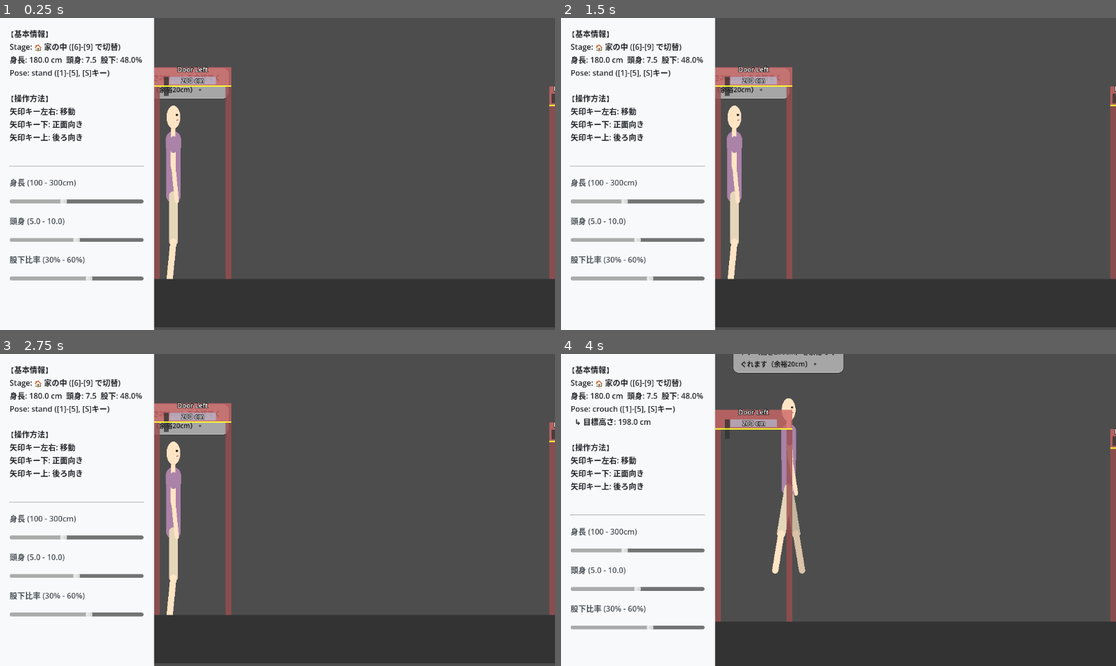
Above: before the commit, frames 1-4 (two rows, left to right).
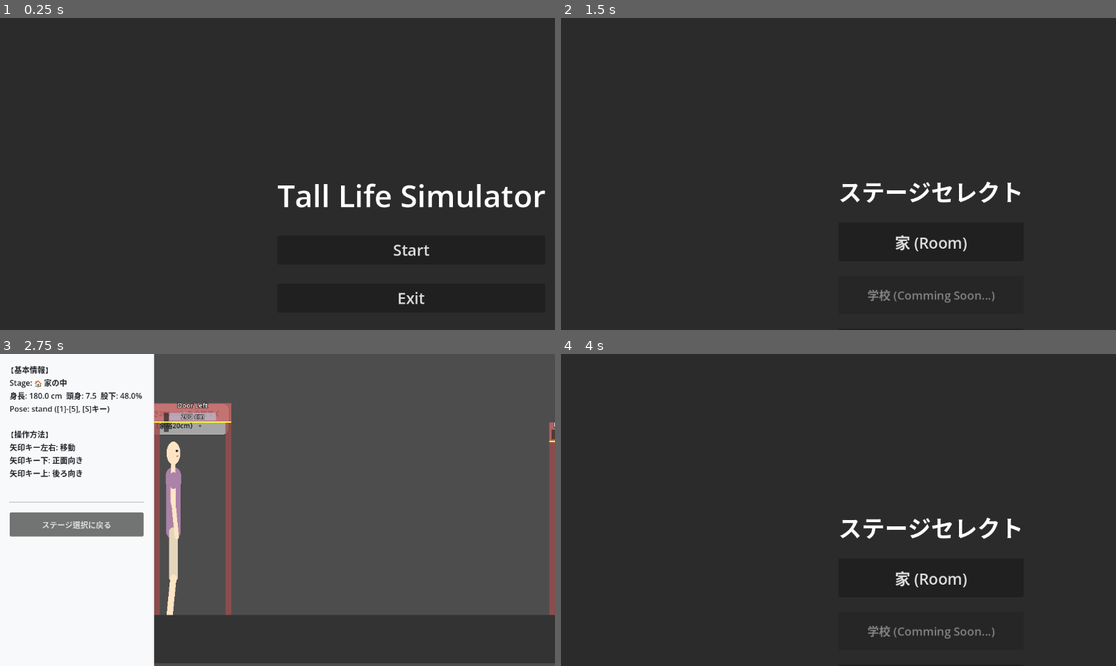
Above: after the commit, the same moments.

Repository: tinky44/TLS_3D
Game: Godot game, scene res://scenes/TitleScene.tscn
Same seed, same stepped clock (60 frames per second), same inputs: the game is played once before the commit and once after it. Before the commit the project starts from res://Main.tscn.
Inputs (mouse positions are in pixels of both pictures, inside the frame that each line leads up to):
- Up to frame 1 (0.25 s): no input
- Up to frame 2 (1.5 s): click (971, 248) at 0.5 s, where only the run after the commit has a clickable "Start"; click (655, 261) at 1.25 s, where only the run after the commit has a clickable "次へ (ステージ選択)"
- Up to frame 3 (2.75 s): click (371, 578) at 2 s, where only the run after the commit has a clickable "家 (Room)"
- Up to frame 4 (4 s): click (638, 525) at 2.75 s, where only the run after the commit has a clickable "ステージ選択に戻る"; tap Enter (ui_accept) at 3.5, 3.77 s; hold Right (ui_right) from 3.53 s (still down); hold 6 from 3.53 s (still down); tap 7 at 3.8 s

The runs differ from the first frame. In frame 1, 88% of the frame differs, in the area x 0-100%, y 0-100%; in frame 2, 89%; in frame 3, 3.0%; in frame 4, 89%.

Commit message:
feat: タイトル画面、キャラメイク画面の追加

Diff:
--- a/godot-project/project.godot
+++ b/godot-project/project.godot
@@ -15,7 +15,7 @@
 [application]
 
 config/name="Tall Life Simulator"
-run/main_scene="res://Main.tscn"
+run/main_scene="res://scenes/TitleScene.tscn"
 config/features=PackedStringArray("4.6", "Forward Plus")
 
 [autoload]
--- /dev/null
+++ b/godot-project/scenes/CharacterCreatorScene.tscn
@@ -0,0 +1,15 @@
+[gd_scene format=3 uid="uid://ch4r4ct3rcrd"]
+
+[ext_resource type="Script" path="res://scripts/CharacterCreatorScene.gd" id="1_char"]
+[ext_resource type="PackedScene" uid="uid://cx6y8v2h" path="res://Player.tscn" id="2_player"]
+
+[node name="CharacterCreatorScene" type="Node2D"]
+script = ExtResource("1_char")
+
+[node name="ColorRect" type="ColorRect" parent="."]
+offset_right = 1600.0
+offset_bottom = 1000.0
+color = Color(0.184314, 0.207843, 0.235294, 1)
+
+[node name="Player" parent="." instance=ExtResource("2_player")]
+position = Vector2(800, 800)
--- /dev/null
+++ b/godot-project/scenes/StageSelectScene.tscn
@@ -0,0 +1,12 @@
+[gd_scene format=3 uid="uid://st4g3s3l3ct2"]
+
+[ext_resource type="Script" path="res://scripts/StageSelectScene.gd" id="1_stage"]
+
+[node name="StageSelectScene" type="Control"]
+layout_mode = 3
+anchors_preset = 15
+anchor_right = 1.0
+anchor_bottom = 1.0
+grow_horizontal = 2
+grow_vertical = 2
+script = ExtResource("1_stage")
--- /dev/null
+++ b/godot-project/scenes/TitleScene.tscn
@@ -0,0 +1,12 @@
+[gd_scene format=3 uid="uid://tit1esceeneid"]
+
+[ext_resource type="Script" path="res://scripts/TitleScene.gd" id="1_title"]
+
+[node name="TitleScene" type="Control"]
+layout_mode = 3
+anchors_preset = 15
+anchor_right = 1.0
+anchor_bottom = 1.0
+grow_horizontal = 2
+grow_vertical = 2
+script = ExtResource("1_title")
--- /dev/null
+++ b/godot-project/scripts/CharacterCreatorScene.gd
@@ -0,0 +1,144 @@
+extends Node2D
+
+@onready var player = $Player
+
+func _ready() -> void:
+    _setup_ui()
+    # プレビューが見えやすいように初期ポーズを調整（必要なら）
+    if player and player.has_method("update_measurements"):
+        player.pose = "stand"
+        player.update_measurements()
+
+func _setup_ui():
+    var ui_layer = CanvasLayer.new()
+
+    var sidebar = PanelContainer.new()
+    sidebar.set_anchors_preset(Control.PRESET_LEFT_WIDE)
+    sidebar.custom_minimum_size = Vector2(400, 0)
+
+    var style = StyleBoxFlat.new()
+    style.bg_color = Color("#f8f9fa")
+    style.border_width_right = 2
+    style.border_color = Color("#dee2e6")
+    sidebar.add_theme_stylebox_override("panel", style)
+
+    var margin = MarginContainer.new()
+    margin.add_theme_constant_override("margin_left", 30)
+    margin.add_theme_constant_override("margin_top", 40)
+    margin.add_theme_constant_override("margin_right", 30)
+    margin.add_theme_constant_override("margin_bottom", 40)
+    sidebar.add_child(margin)
+
+    var vbox = VBoxContainer.new()
+    vbox.add_theme_constant_override("separation", 30)
+    margin.add_child(vbox)
+
+    var title = Label.new()
+    title.text = "キャラクター作成プレビュー"
+    title.add_theme_color_override("font_color", Color("#212529"))
+    title.add_theme_font_size_override("font_size", 24)
+    vbox.add_child(title)
+
+    var sep = HSeparator.new()
+    vbox.add_child(sep)
+
+    _build_sliders(vbox)
+
+    var sep2 = HSeparator.new()
+    vbox.add_child(sep2)
+
+    var next_btn = Button.new()
+    next_btn.text = "次へ (ステージ選択)"
+    next_btn.custom_minimum_size = Vector2(0, 60)
+    next_btn.add_theme_font_size_override("font_size", 20)
+    next_btn.focus_mode = Control.FOCUS_NONE
+    next_btn.pressed.connect(_on_next_pressed)
+    vbox.add_child(next_btn)
+
+    var back_btn = Button.new()
+    back_btn.text = "タイトルに戻る"
+    back_btn.custom_minimum_size = Vector2(0, 50)
+    back_btn.add_theme_font_size_override("font_size", 18)
+    back_btn.focus_mode = Control.FOCUS_NONE
+    back_btn.pressed.connect(_on_back_pressed)
+    vbox.add_child(back_btn)
+
+    ui_layer.add_child(sidebar)
+    add_child(ui_layer)
+
+func _build_sliders(parent_vbox: VBoxContainer):
+    var global = get_node_or_null("/root/Global")
+    if not global: return
+    var params = global.current_params
+
+    # 身長
+    var h_lbl = Label.new()
+    h_lbl.text = "身長 (100 - 300cm)"
+    h_lbl.add_theme_color_override("font_color", Color("#495057"))
+    parent_vbox.add_child(h_lbl)
+    var h_slider = HSlider.new()
+    h_slider.min_value = 100.0
+    h_slider.max_value = 300.0
+    h_slider.step = 0.5
+    h_slider.value = params["height"]
+    h_slider.focus_mode = Control.FOCUS_NONE
+    h_slider.value_changed.connect(_on_height_changed)
+    parent_vbox.add_child(h_slider)
+
+    # 頭身
+    var r_lbl = Label.new()
+    r_lbl.text = "頭身 (5.0 - 10.0)"
+    r_lbl.add_theme_color_override("font_color", Color("#495057"))
+    parent_vbox.add_child(r_lbl)
+    var r_slider = HSlider.new()
+    r_slider.min_value = 5.0
+    r_slider.max_value = 10.0
+    r_slider.step = 0.1
+    r_slider.value = params["ratio"]
+    r_slider.focus_mode = Control.FOCUS_NONE
+    r_slider.value_changed.connect(_on_ratio_changed)
+    parent_vbox.add_child(r_slider)
+
+    # 股下
+    var l_lbl = Label.new()
+    l_lbl.text = "股下比率 (30% - 60%)"
+    l_lbl.add_theme_color_override("font_color", Color("#495057"))
+    parent_vbox.add_child(l_lbl)
+    var l_slider = HSlider.new()
+    l_slider.min_value = 30.0
+    l_slider.max_value = 60.0
+    l_slider.step = 0.5
+    l_slider.value = params["legRatio"]
+    l_slider.focus_mode = Control.FOCUS_NONE
+    l_slider.value_changed.connect(_on_leg_ratio_changed)
+    parent_vbox.add_child(l_slider)
+
+func _on_height_changed(val: float):
+    var global = get_node_or_null("/root/Global")
+    if global:
+        global.current_params["height"] = val
+        global.save_settings()
+        if player and player.has_method("update_measurements"):
+            player.update_measurements()
+
+func _on_ratio_changed(val: float):
+    var global = get_node_or_null("/root/Global")
+    if global:
+        global.current_params["ratio"] = val
+        global.save_settings()
+        if player and player.has_method("update_measurements"):
+            player.update_measurements()
+
+func _on_leg_ratio_changed(val: float):
+    var global = get_node_or_null("/root/Global")
+    if global:
+        global.current_params["legRatio"] = val
+        global.save_settings()
+        if player and player.has_method("update_measurements"):
+            player.update_measurements()
+
+func _on_next_pressed() -> void:
+    get_tree().change_scene_to_file("res://scenes/StageSelectScene.tscn")
+
+func _on_back_pressed() -> void:
+    get_tree().change_scene_to_file("res://scenes/TitleScene.tscn")
--- a/godot-project/scripts/Global.gd
+++ b/godot-project/scripts/Global.gd
@@ -9,6 +9,8 @@
     "legRatio": 48.0,
     "sex": "female"
 }
+
+var current_stage_id: String = "room"
 
 const SAVE_PATH = "user://settings.cfg"
 
--- a/godot-project/scripts/MainScene.gd
+++ b/godot-project/scripts/MainScene.gd
@@ -1,7 +1,6 @@
 extends Node2D
 
-const STAGES = ["room", "train", "outdoor", "school"]
-var current_stage_index = 0
+# const STAGES = ["room", "train", "outdoor", "school"]
 var p: float = 2.0
 
 @onready var player: Node = $Player
@@ -100,12 +99,7 @@
     else:
         bubble_panel.hide()
 
-    # ステージ切り替え (数字キー 6, 7, 8, 9)
-    # Player.tscn内で1~5はポーズ切り替えに使われているため
-    if Input.is_key_pressed(KEY_6): _change_stage(0)
-    elif Input.is_key_pressed(KEY_7): _change_stage(1)
-    elif Input.is_key_pressed(KEY_8): _change_stage(2)
-    elif Input.is_key_pressed(KEY_9): _change_stage(3)
+    pass
 
 func _setup_ui():
     ui_layer = CanvasLayer.new()
@@ -141,96 +135,32 @@
     var sep = HSeparator.new()
     vbox.add_child(sep)
 
-    _build_sliders(vbox)
+    # ステージ選択画面に戻るボタンなどを追加
+    var back_btn = Button.new()
+    back_btn.text = "ステージ選択に戻る"
+    back_btn.custom_minimum_size = Vector2(0, 50)
+    back_btn.add_theme_font_size_override("font_size", 16)
+    back_btn.focus_mode = Control.FOCUS_NONE
+    back_btn.pressed.connect(func(): get_tree().change_scene_to_file("res://scenes/StageSelectScene.tscn"))
+    vbox.add_child(back_btn)
 
     ui_layer.add_child(sidebar)
     add_child(ui_layer)
-
-func _build_sliders(parent_vbox: VBoxContainer):
-    var global = get_node_or_null("/root/Global")
-    if not global: return
-    var params = global.current_params
-
-    # 身長
-    var h_lbl = Label.new()
-    h_lbl.text = "身長 (100 - 300cm)"
-    h_lbl.add_theme_color_override("font_color", Color("#495057"))
-    parent_vbox.add_child(h_lbl)
-    var h_slider = HSlider.new()
-    h_slider.min_value = 100.0
-    h_slider.max_value = 300.0
-    h_slider.step = 0.5
-    h_slider.value = params["height"]
-    h_slider.focus_mode = Control.FOCUS_NONE
-    h_slider.value_changed.connect(_on_height_changed)
-    parent_vbox.add_child(h_slider)
-
-    # 頭身
-    var r_lbl = Label.new()
-    r_lbl.text = "頭身 (5.0 - 10.0)"
-    r_lbl.add_theme_color_override("font_color", Color("#495057"))
-    parent_vbox.add_child(r_lbl)
-    var r_slider = HSlider.new()
-    r_slider.min_value = 5.0
-    r_slider.max_value = 10.0
-    r_slider.step = 0.1
-    r_slider.value = params["ratio"]
-    r_slider.focus_mode = Control.FOCUS_NONE
-    r_slider.value_changed.connect(_on_ratio_changed)
-    parent_vbox.add_child(r_slider)
-
-    # 股下
-    var l_lbl = Label.new()
-    l_lbl.text = "股下比率 (30% - 60%)"
-    l_lbl.add_theme_color_override("font_color", Color("#495057"))
-    parent_vbox.add_child(l_lbl)
-    var l_slider = HSlider.new()
-    l_slider.min_value = 30.0
-    l_slider.max_value = 60.0
-    l_slider.step = 0.5
-    l_slider.value = params["legRatio"]
-    l_slider.focus_mode = Control.FOCUS_NONE
-    l_slider.value_changed.connect(_on_leg_ratio_changed)
-    parent_vbox.add_child(l_slider)
-
-func _on_height_changed(val: float):
-    var global = get_node_or_null("/root/Global")
-    if global:
-        global.current_params["height"] = val
-        global.save_settings()
-        if player and player.has_method("update_measurements"):
-            player.update_measurements()
-
-func _on_ratio_changed(val: float):
-    var global = get_node_or_null("/root/Global")
-    if global:
-        global.current_params["ratio"] = val
-        global.save_settings()
-        if player and player.has_method("update_measurements"):
-            player.update_measurements()
-
-func _on_leg_ratio_changed(val: float):
-    var global = get_node_or_null("/root/Global")
-    if global:
-        global.current_params["legRatio"] = val
-        global.save_settings()
-        if player and player.has_method("update_measurements"):
-            player.update_measurements()
 
 
 func _update_ui():
     if not player or not status_label: return
 
-    var stage_id = STAGES[current_stage_index]
-    var stage_name = StageBuilder.STAGES[stage_id]["name"]
+    var global = get_node_or_null("/root/Global")
+    var stage_id = global.current_stage_id if global else "room"
+    var stage_name = StageBuilder.STAGES[stage_id]["name"] if StageBuilder.STAGES.has(stage_id) else "Unknown"
     var m = player.get("m")
     if not m: return
 
-    var global = get_node_or_null("/root/Global")
     var params = global.current_params if global else m
 
     var text = "【基本情報】\n"
-    text += "Stage: %s ([6]-[9] で切替)\n" % stage_name
+    text += "Stage: %s\n" % stage_name
     text += "身長: %.1f cm  頭身: %.1f  股下: %.1f%%\n" % [params["height"], params["ratio"], params["legRatio"]]
     text += "Pose: %s ([1]-[5], [S]キー)\n" % player.pose
     if player.pose == "crouch":
@@ -243,14 +173,9 @@
 
     status_label.text = text
 
-func _change_stage(index: int):
-    if current_stage_index == index:
-        return
-    current_stage_index = index
-    _load_stage()
-
 func _load_stage():
-    var stage_id = STAGES[current_stage_index]
+    var global = get_node_or_null("/root/Global")
+    var stage_id = global.current_stage_id if global else "room"
 
     # 床や障害物を生成
     StageBuilder.build_stage(stage_id, self , p)
--- /dev/null
+++ b/godot-project/scripts/StageSelectScene.gd
@@ -0,0 +1,53 @@
+extends Control
+
+func _ready() -> void:
+    var bg = ColorRect.new()
+    bg.set_anchors_preset(Control.PRESET_FULL_RECT)
+    bg.color = Color("#2b2b2b")
+    add_child(bg)
+
+    var vbox = VBoxContainer.new()
+    vbox.set_anchors_preset(Control.PRESET_CENTER)
+    vbox.add_theme_constant_override("separation", 30)
+    add_child(vbox)
+
+    var title_label = Label.new()
+    title_label.text = "ステージセレクト"
+    title_label.add_theme_font_size_override("font_size", 48)
+    title_label.add_theme_color_override("font_color", Color("#ffffff"))
+    title_label.horizontal_alignment = HORIZONTAL_ALIGNMENT_CENTER
+    vbox.add_child(title_label)
+
+    var home_btn = Button.new()
+    home_btn.text = "家 (Room)"
+    home_btn.custom_minimum_size = Vector2(300, 80)
+    home_btn.add_theme_font_size_override("font_size", 32)
+    home_btn.focus_mode = Control.FOCUS_NONE
+    home_btn.pressed.connect(_on_stage_selected.bind("room"))
+    vbox.add_child(home_btn)
+
+    # 将来用のダミーボタン（今は無効化するか、表示だけしておく）
+    var school_btn = Button.new()
+    school_btn.text = "学校 (Comming Soon...)"
+    school_btn.custom_minimum_size = Vector2(300, 80)
+    school_btn.add_theme_font_size_override("font_size", 24)
+    school_btn.disabled = true
+    school_btn.focus_mode = Control.FOCUS_NONE
+    vbox.add_child(school_btn)
+
+    var back_btn = Button.new()
+    back_btn.text = "戻る"
+    back_btn.custom_minimum_size = Vector2(300, 60)
+    back_btn.add_theme_font_size_override("font_size", 24)
+    back_btn.focus_mode = Control.FOCUS_NONE
+    back_btn.pressed.connect(_on_back_pressed)
+    vbox.add_child(back_btn)
+
+func _on_stage_selected(stage_id: String) -> void:
+    var global = get_node_or_null("/root/Global")
+    if global:
+        global.current_stage_id = stage_id
+    get_tree().change_scene_to_file("res://Main.tscn")
+
+func _on_back_pressed() -> void:
+    get_tree().change_scene_to_file("res://scenes/CharacterCreatorScene.tscn")
--- /dev/null
+++ b/godot-project/scripts/TitleScene.gd
@@ -0,0 +1,41 @@
+extends Control
+
+func _ready() -> void:
+    var bg = ColorRect.new()
+    bg.set_anchors_preset(Control.PRESET_FULL_RECT)
+    bg.color = Color("#2b2b2b")
+    add_child(bg)
+
+    var vbox = VBoxContainer.new()
+    vbox.set_anchors_preset(Control.PRESET_CENTER)
+    vbox.add_theme_constant_override("separation", 40)
+    add_child(vbox)
+
+    var title_label = Label.new()
+    title_label.text = "Tall Life Simulator"
+    title_label.add_theme_font_size_override("font_size", 64)
+    title_label.add_theme_color_override("font_color", Color("#ffffff"))
+    title_label.horizontal_alignment = HORIZONTAL_ALIGNMENT_CENTER
+    vbox.add_child(title_label)
+
+    var start_btn = Button.new()
+    start_btn.text = "Start"
+    start_btn.custom_minimum_size = Vector2(200, 60)
+    start_btn.add_theme_font_size_override("font_size", 32)
+    start_btn.focus_mode = Control.FOCUS_NONE
+    start_btn.pressed.connect(_on_start_pressed)
+    vbox.add_child(start_btn)
+
+    var exit_btn = Button.new()
+    exit_btn.text = "Exit"
+    exit_btn.custom_minimum_size = Vector2(200, 60)
+    exit_btn.add_theme_font_size_override("font_size", 32)
+    exit_btn.focus_mode = Control.FOCUS_NONE
+    exit_btn.pressed.connect(_on_exit_pressed)
+    vbox.add_child(exit_btn)
+
+func _on_start_pressed() -> void:
+    get_tree().change_scene_to_file("res://scenes/CharacterCreatorScene.tscn")
+
+func _on_exit_pressed() -> void:
+    get_tree().quit()
Not shown, added: godot-project/scripts/CharacterCreatorScene.gd.uid
Not shown, added: godot-project/scripts/StageSelectScene.gd.uid
Not shown, added: godot-project/scripts/TitleScene.gd.uid
Not shown, changed: specs/plan_by_agent.md
